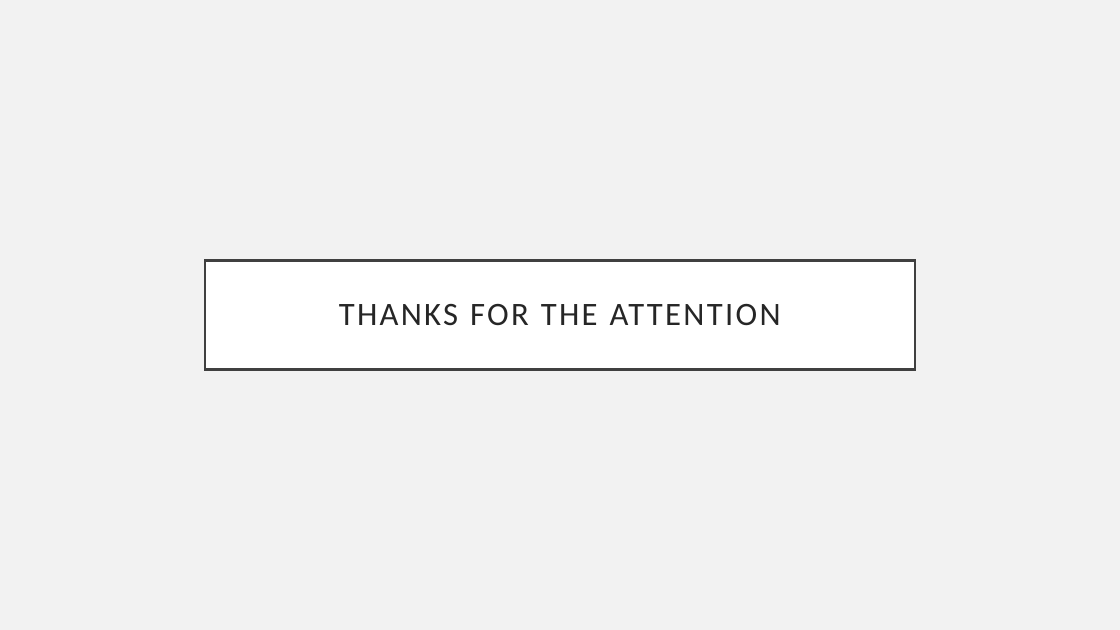
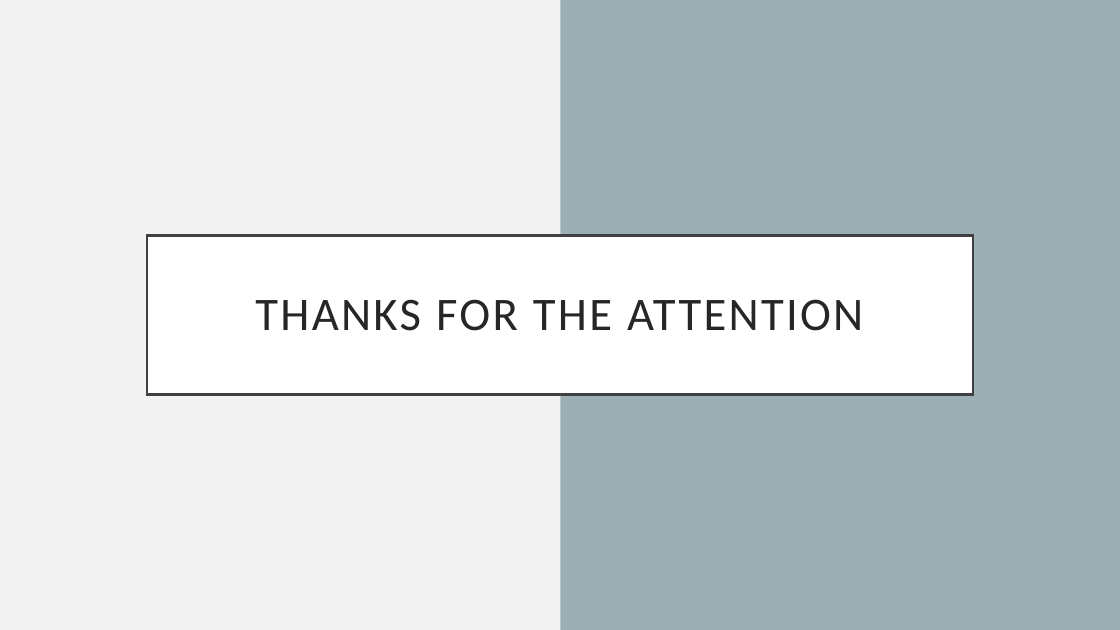
Before and after one commit to gdesimone97/unisa-life, a slide deck: slide 13 of PRESENTAZIONE FINALE2.pptx. Drawn at 1120x630 pixels with LibreOffice and Linux fonts; fonts in the diff are those of the drawing. Boxes give left, top, right and bottom in pixels: in the first picture for what was removed or moved away, otherwise in the second. Text is boxed around its words. In the diff, an @@ line names an element or a change of style, - is before the commit and + after.

```diff
--- a/PRESENTAZIONE FINALE2.pptx
+++ b/PRESENTAZIONE FINALE2.pptx
@@ rectangle added at (560,0,1120,630), fill #9BAFB5 @@
@@ title "THANKS FOR THE ATTENTION": place and size @@
-title "THANKS FOR THE ATTENTION" at (205,260,915,370)
+title "THANKS FOR THE ATTENTION" at (147,236,973,394)
@@ title "THANKS FOR THE ATTENTION" at (147,236,973,394): size 28 to 40 pt @@
```
Also in this commit, not shown: 3 other slides changed.
